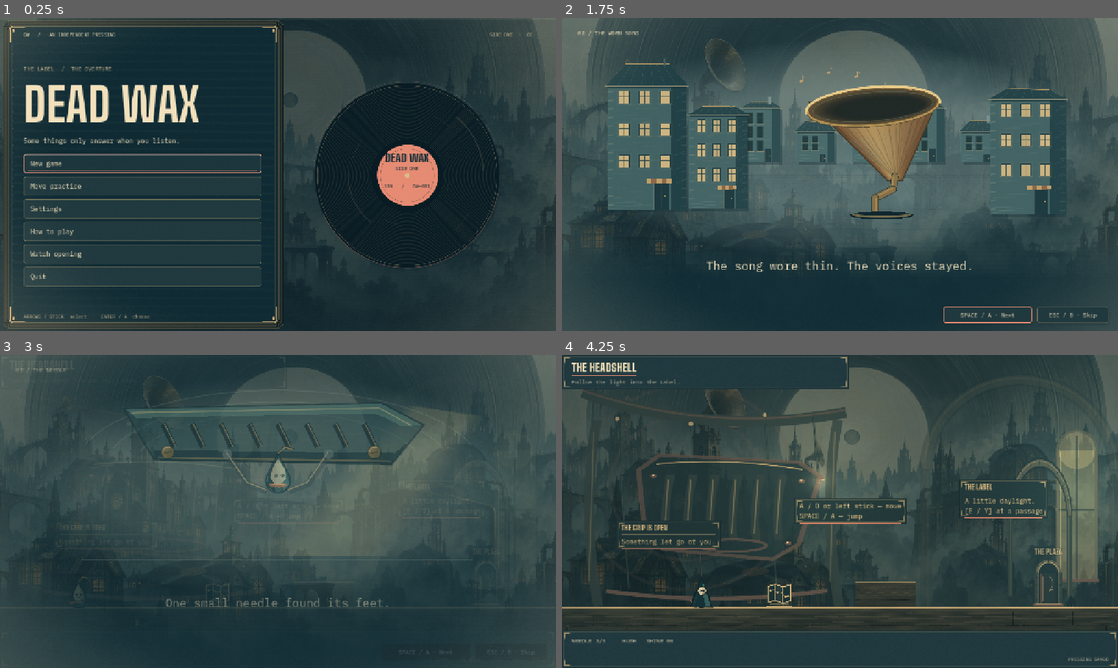
Above: before the commit, frames 1-4 (two rows, left to right).
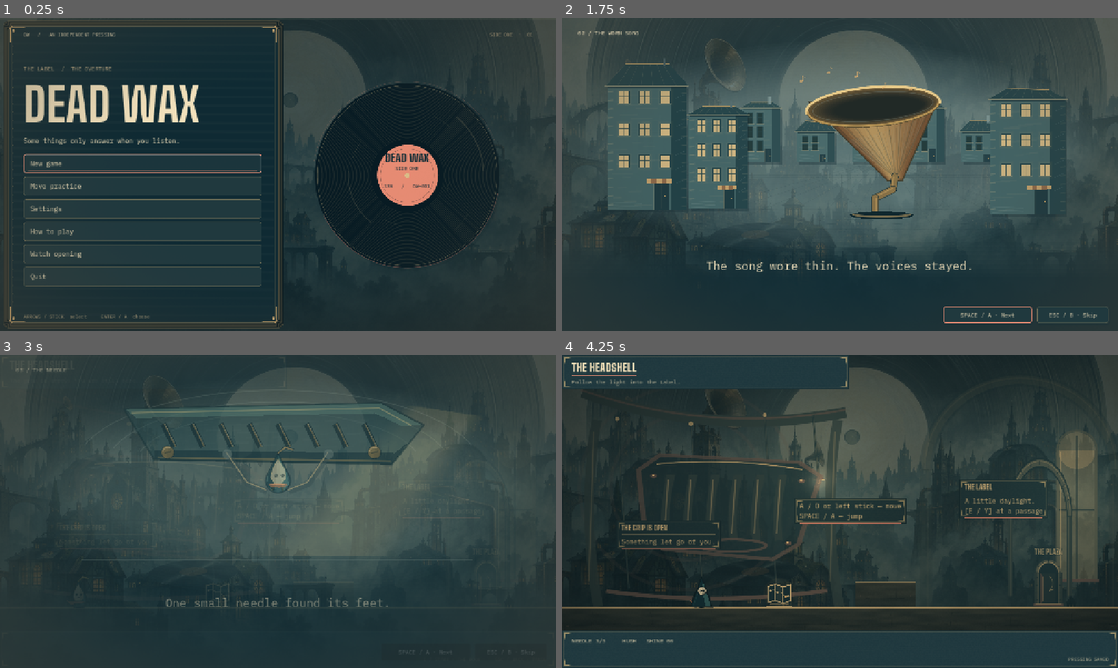
Above: after the commit, the same moments.

Repository: GaBe141/DeadWax
Game: Godot game, scene res://scenes/main.tscn
Two runs of this game, one before a commit and one after it. Both use one fixed random seed, a clock stepped at 60 frames per second and the inputs below.
Inputs (mouse positions are in pixels of both pictures, inside the frame that each line leads up to):
- Up to frame 1 (0.25 s): no input
- Up to frame 2 (1.75 s): click "New game" at 0.5 s; click "SPACE / A · Next" at 1.25 s
- Up to frame 3 (3 s): click "SPACE / A · Next" at 2 s; click "ESC / B · Skip" at 2.75 s
- Up to frame 4 (4.25 s): tap Enter (ui_accept) at 3.5 s; move the mouse to (962, 495) at 3.52 s; hold D (move_right) from 3.53 s (still down); hold K (lift) from 3.53 s (still down); click (962, 495) at 3.67 s; tap Space (jump) at 3.77 s; tap L (set) at 3.8 s

The runs differ from the first frame. In frame 1, 1.1% of the frame differs, in the area x 0-100%, y 0-100%; in frame 2, 1.2%; in frame 3, 1.0%; in frame 4, 7.8%, in the area x 0-100%, y 0-87%.

Commit message:
Blend foreground materials with softer light and vignette

Diff:
--- a/assets/shaders/paper.gdshader
+++ b/assets/shaders/paper.gdshader
@@ -4,9 +4,9 @@
 // purpose: paper does not swim when the camera pans, film grain does.
 
 uniform vec4 tint : source_color = vec4(0.10, 0.09, 0.08, 1.0);
-uniform float grain = 0.022;
-uniform float vignette = 0.20;
-uniform float vignette_start = 0.44;
+uniform float grain = 0.016;
+uniform float vignette = 0.42;
+uniform float vignette_start = 0.25;
 uniform float paper_seed = 0.0;
 
 float hash21(vec2 p) {
@@ -18,10 +18,11 @@
 	float n = hash21(floor(FRAGCOORD.xy));
 	float speck = (n - 0.5) * grain;
 
-	// A soft press of shadow into the corners, as if the sheet is lit.
+	// Broad, still shadow joins the scenery at the edges of the view. The
+	// central play area stays clear; HUD and menus draw above this sheet.
 	vec2 d = UV - vec2(0.5);
-	d.x *= 1.18;
-	float vig = smoothstep(vignette_start, 0.86, length(d)) * vignette;
+	d.x *= 1.10;
+	float vig = smoothstep(vignette_start, 0.80, length(d)) * vignette;
 
-	COLOR = vec4(tint.rgb, clamp(vig + speck, 0.0, 1.0));
+	COLOR = vec4(tint.rgb * 0.30, clamp(vig + speck, 0.0, 1.0));
 }
--- a/assets/shaders/plate.gdshader
+++ b/assets/shaders/plate.gdshader
@@ -12,6 +12,7 @@
 uniform float tooth = 0.10;      // how much stock shows through the ink
 uniform float fringe = 0.55;     // strength of the unregistered accent plate
 uniform float plate_seed = 0.0;
+uniform float lower_edge_blend = 0.0; // Only world platforms opt into the fade.
 
 float hash21(vec2 p) {
 	return fract(sin(dot(p, vec2(127.1, 311.7)) + plate_seed) * 43758.5453);
@@ -43,20 +44,26 @@
 	float brush = vnoise(px * vec2(0.024, 0.16));
 	float grain = vnoise(px * 0.77) - 0.5;
 	float wash = exp(-px.y / 32.0);
-	vec3 face = mix(shadow * 0.63, light, 0.085 + brush * 0.11 + wash * 0.08);
-	face += grain * tooth * 0.17;
+	vec3 face = mix(shadow * 0.68, light, 0.085 + brush * 0.07 + wash * 0.07);
+	face += grain * tooth * 0.11;
 	// Uneven, staggered mason's joints follow the material, not a screen grid.
 	float row = floor(px.y / 43.0);
-	float joint_x = mod(px.x + row * 61.0 + plate_seed * 19.0, 138.0);
-	float joint_y = mod(px.y + vnoise(vec2(px.x * 0.035, row)) * 3.0, 43.0);
+	float joint_x = mod(px.x + row * 61.0 + plate_seed * 19.0 + vnoise(px * 0.025) * 9.0, 138.0);
+	float joint_y = mod(px.y + vnoise(vec2(px.x * 0.022, row)) * 6.0, 43.0);
 	float joint = (1.0 - smoothstep(0.0, 1.6, min(joint_x, joint_y))) * smoothstep(7.0, 13.0, px.y);
-	face = mix(face, shadow * 0.40, joint * 0.60);
-	float strata = sin(px.y * 0.8 + vnoise(px * 0.04) * 3.0) * 0.009;
+	face = mix(face, shadow * 0.58, joint * 0.25);
+	float strata = sin(px.y * 0.35 + vnoise(px * 0.04) * 5.0) * 0.003;
 	face += strata;
+	// Deep faces settle into the room's stock; the shallow ledges keep their body.
+	// This is local to each actual plate, so the wash never spans a playable gap.
+	float depth_wash = smoothstep(0.56, 1.0, UV.y) * smoothstep(24.0, 80.0, plate_px.y) * lower_edge_blend;
+	face = mix(face, stock.rgb, depth_wash * 0.20);
 	float lip = 1.0 - smoothstep(2.0, 5.5, px.y);
 	vec3 rim = mix(light, vec3(0.84, 0.70, 0.46), 0.28) * (0.91 + brush * 0.09);
 	face = mix(face, rim, lip);
 	float erode = (vnoise(px * 0.34) - 0.5) * bite * smoothstep(2.0, 7.0, px.y);
-	float alpha = coverage(px, erode);
+	float alpha = coverage(px, erode) * (1.0 - depth_wash * 0.10);
+	float underside = smoothstep(-0.7, 2.6, plate_px.y - px.y);
+	alpha *= mix(1.0, underside, smoothstep(32.0, 80.0, plate_px.y) * 0.45 * lower_edge_blend);
 	COLOR = vec4(face, alpha * ink.a);
 }
--- a/scripts/lighting_profiles.gd
+++ b/scripts/lighting_profiles.gd
@@ -12,6 +12,8 @@
 const STAGE_LIGHT := Color(0.91, 0.93, 1.0)
 const UNPLAYED_LIGHT := Color(0.84, 0.83, 1.0)
 const COPPER_LIGHT := Color(1.0, 0.73, 0.55)
+const AMBIENT_DIM := 0.14
+const LAMP_ENERGY_SCALE := 0.86
 
 static func get_profile(room_id: StringName) -> Dictionary:
 	match room_id:
@@ -168,8 +170,18 @@
 	# Fresh dictionaries keep controller adjustments out of later room visits.
 	# Cool reflected fill preserves brush colour between the warm local lamps.
 	# Unknown/development identities remain neutral white with no light rig.
-	var fill := ambient.lerp(Color(0.95, 0.97, 1.0), 0.35) if not lights.is_empty() else ambient
-	return {"ambient": fill, "lights": lights}
+	var fill := ambient
+	if not lights.is_empty():
+		fill = ambient.lerp(Color(0.95, 0.97, 1.0), 0.35).darkened(AMBIENT_DIM)
+	var lamps: Array = []
+	for source in lights:
+		var lamp: Dictionary = source.duplicate(true)
+		# Keep live resolution changes in the same exposure as the resting lamp.
+		for key in ["energy", "freed_energy", "shattered_energy"]:
+			if lamp.has(key):
+				lamp[key] = float(lamp[key]) * LAMP_ENERGY_SCALE
+		lamps.append(lamp)
+	return {"ambient": fill, "lights": lamps}
 
 static func _light(id: StringName, position: Vector2, radius: float, stretch: Vector2, color: Color, energy: float, fixture: bool = false, pulse: float = 0.0, glow: bool = false) -> Dictionary:
 	return {"id": id, "position": position, "radius": radius, "stretch": stretch,
--- a/scripts/press.gd
+++ b/scripts/press.gd
@@ -211,8 +211,9 @@
 # -- surfaces -----------------------------------------------------------------
 
 ## An inked plate of `size`, centred on the origin. Replaces a flat ColorRect
-## anywhere a solid surface is wanted.
-static func plate(size: Vector2, ink: Color, stock: Color, accent := PINK, seed := 0.0) -> ColorRect:
+## anywhere a solid surface is wanted. World platforms opt into the lower
+## edge fade; the same material keeps menu backings opaque by default.
+static func plate(size: Vector2, ink: Color, stock: Color, accent := PINK, seed := 0.0, blend_lower_edge := false) -> ColorRect:
 	var rect := ColorRect.new()
 	rect.size = size
 	rect.position = -size / 2.0
@@ -228,6 +229,7 @@
 	mat.set_shader_parameter("tooth", PLATE_TOOTH)
 	mat.set_shader_parameter("fringe", PLATE_FRINGE)
 	mat.set_shader_parameter("plate_seed", seed)
+	mat.set_shader_parameter("lower_edge_blend", 1.0 if blend_lower_edge else 0.0)
 	rect.material = mat
 	return rect
 
--- a/scripts/press_world_brush.gd
+++ b/scripts/press_world_brush.gd
@@ -119,14 +119,17 @@
 		var r := Rect2(raw.position + Vector2(5, 13), raw.size - Vector2(10, 18))
 		if r.size.x < 16 or r.size.y < 5: continue
 		# All detail remains inside the supplied collider face and its parent clip.
-		for row in range(mini(4, int(r.size.y / 6))):
-			var y := r.position.y + 2 + row * 6
+		for mark in range(mini(5, maxi(1, int(r.size.x / 220)))):
+			var seed := raw.position.x * 0.17 + raw.position.y * 0.31 + mark * 13.0
+			var span := minf(r.size.x * 0.36, 45.0 + grain(seed) * 95.0)
+			var start := r.position.x + 2.0 + grain(seed + 7.0) * maxf(0.0, r.size.x - span - 4.0)
+			var y := r.position.y + 2.0 + grain(seed + 11.0) * minf(21.0, r.size.y - 4.0)
 			var points := PackedVector2Array()
-			for i in range(17):
-				var x := lerpf(r.position.x + 2, r.end.x - 2, i / 16.0)
-				points.append(Vector2(x, clampf(y + sin(i * 1.7 + raw.position.x) * 1.0, r.position.y + 1, r.end.y - 1)))
-			c.draw_polyline(points, fade(p.light, 0.14 if metal else 0.10), 1.0)
+			for i in range(7):
+				var x := minf(r.end.x - 1.0, start + span * i / 6.0)
+				points.append(Vector2(x, clampf(y + sin(i * 1.1 + seed) * 0.8, r.position.y + 1, r.end.y - 1)))
+			c.draw_polyline(points, fade(p.edge, 0.10 if metal else 0.07), 1.0)
 		if r.size.y > 18 and metal:
 			for x in [r.position.x + 7, r.end.x - 7]:
-				c.draw_circle(Vector2(x, r.get_center().y), 2.1, fade(p.copper, 0.62))
-				c.draw_circle(Vector2(x - 0.5, r.get_center().y - 0.5), 0.7, fade(p.gold, 0.72))
+				c.draw_circle(Vector2(x, r.get_center().y), 2.1, fade(p.copper, 0.40))
+				c.draw_circle(Vector2(x - 0.5, r.get_center().y - 0.5), 0.7, fade(p.gold, 0.42))
--- a/scripts/room_base.gd
+++ b/scripts/room_base.gd
@@ -101,7 +101,7 @@
 	sh.size = size
 	cs.shape = sh
 	b.add_child(cs)
-	var vis := PressScript.plate(size, _solid_color(), _stock_color(), PressScript.PINK, pos.x + pos.y)
+	var vis := PressScript.plate(size, _solid_color(), _stock_color(), PressScript.PINK, pos.x + pos.y, true)
 	b.add_child(vis)
 	_skins.append(vis)
 	add_child(b)
Not shown, changed: assets/art/ART_DIRECTION.md
